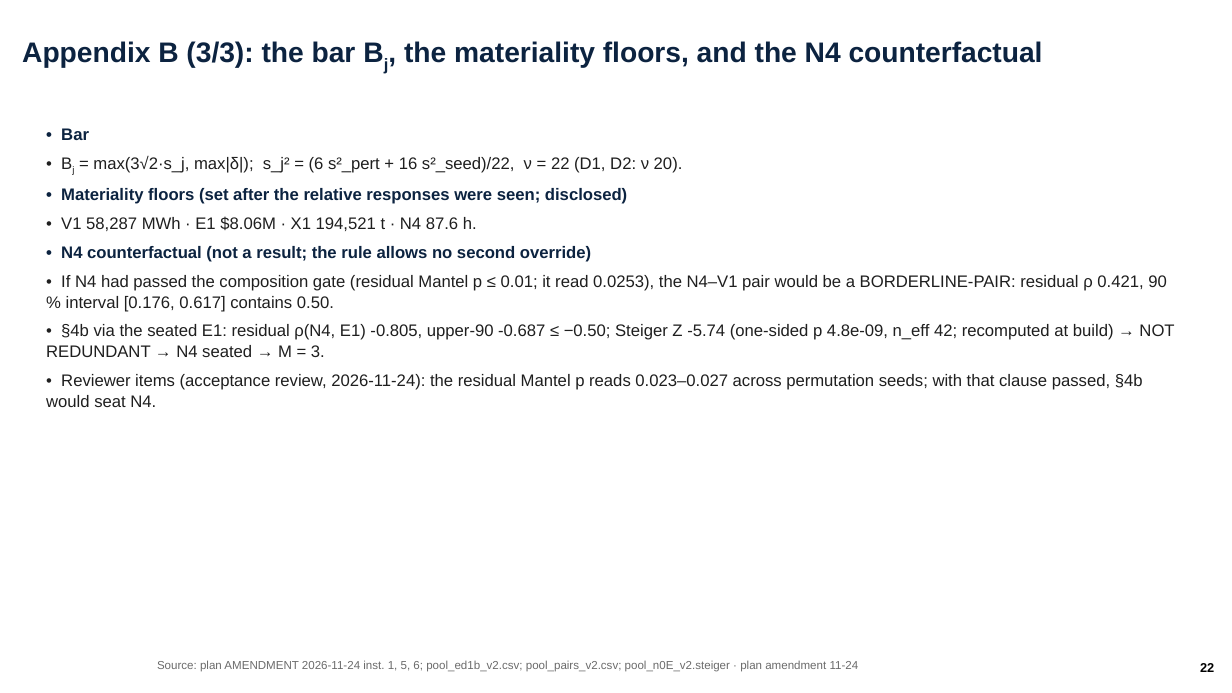
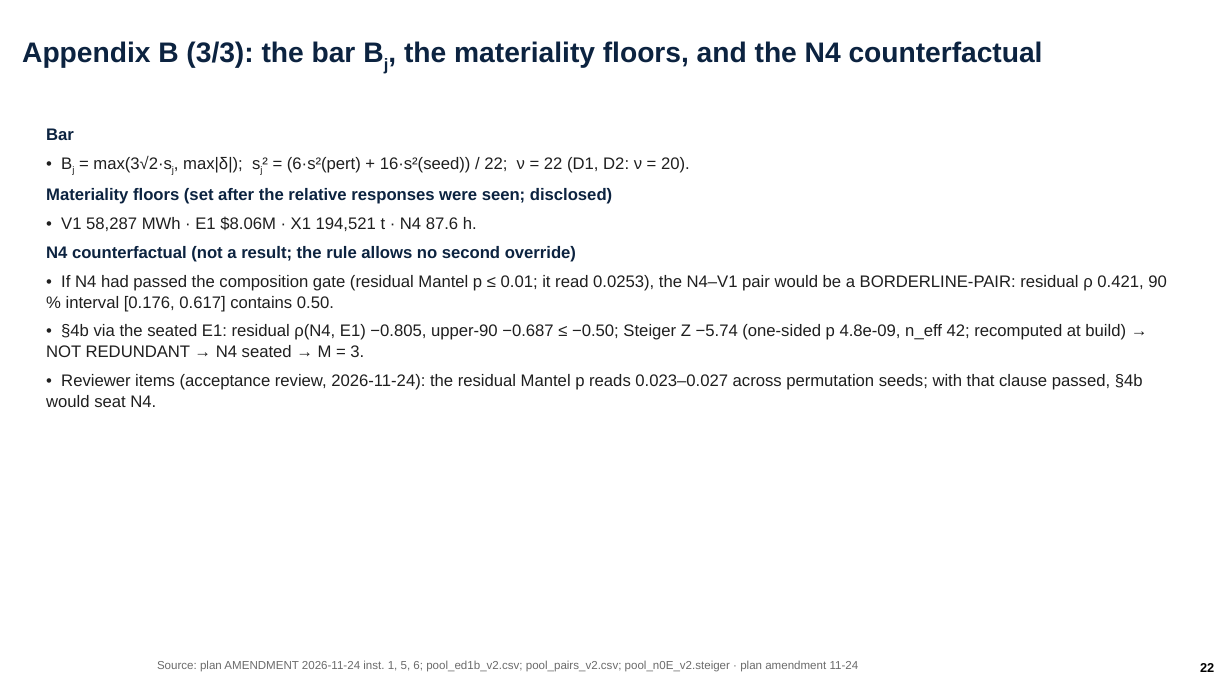
Before and after one commit to ylu283/RTS-GMLC, a slide deck: slide 22 of trial_0826/ercot/analysis/pi_overnight_1124/ercot_overnight.pptx. Drawn at 1232x693 pixels with LibreOffice and Linux fonts; fonts in the diff are those of the drawing; background and template pictures are left out. Boxes give left, top, right and bottom in pixels: in the first picture for what was removed or moved away, otherwise in the second. Text is boxed around its words. In the diff, an @@ line names an element or a change of style, - is before the commit and + after.

```diff
--- a/trial_0826/ercot/analysis/pi_overnight_1124/ercot_overnight.pptx
+++ b/trial_0826/ercot/analysis/pi_overnight_1124/ercot_overnight.pptx
@@ text at [46, 128, 690, 204]: text changed; text colour #0C2340 to #1F1F1F; bold off @@
-• Bar
-• Bj = max(3√2·s_j, max|δ|); s_j² = (6 s²_pert + 16 s²_seed)/22, ν = 22 (D1, D2: ν 20).
-• Materiality floors (set after the relative responses were seen; disclosed)
+Bar
+• Bj = max(3√2·sj, max|δ|); sj² = (6·s²(pert) + 16·s²(seed)) / 22; ν = 22 (D1, D2: ν = 20).
+Materiality floors (set after the relative responses were seen; disclosed)
@@ text at [46, 246, 576, 262]: text changed @@
-• N4 counterfactual (not a result; the rule allows no second override)
+N4 counterfactual (not a result; the rule allows no second override)
@@ text at [46, 324, 1126, 357]: text changed @@
-• §4b via the seated E1: residual ρ(N4, E1) -0.805, upper-90 -0.687 ≤ −0.50; Steiger Z -5.74 (one-sided p 4.8e-09, n_eff 42; recomputed at build) → NOT REDUNDANT → N4 seated → M = 3.
+• §4b via the seated E1: residual ρ(N4, E1) −0.805, upper-90 −0.687 ≤ −0.50; Steiger Z −5.74 (one-sided p 4.8e-09, n_eff 42; recomputed at build) → NOT REDUNDANT → N4 seated → M = 3.
```
Also in this commit, not shown: 10 other slides changed, 3 other files.
